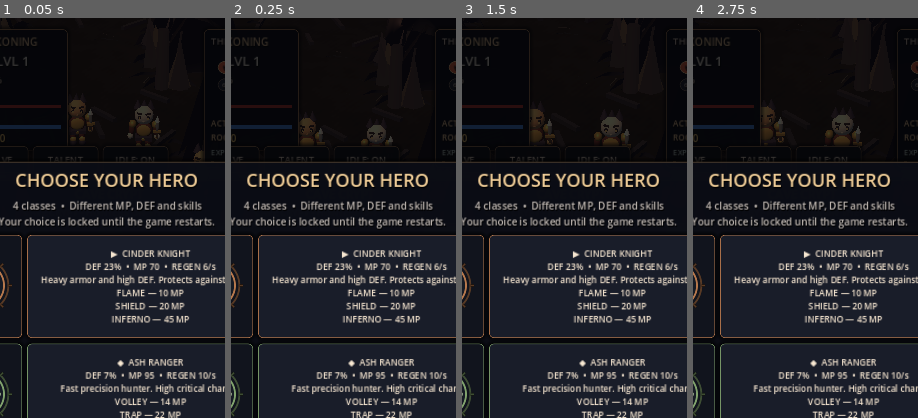
Above: before the commit, frames 1-4 (left to right).
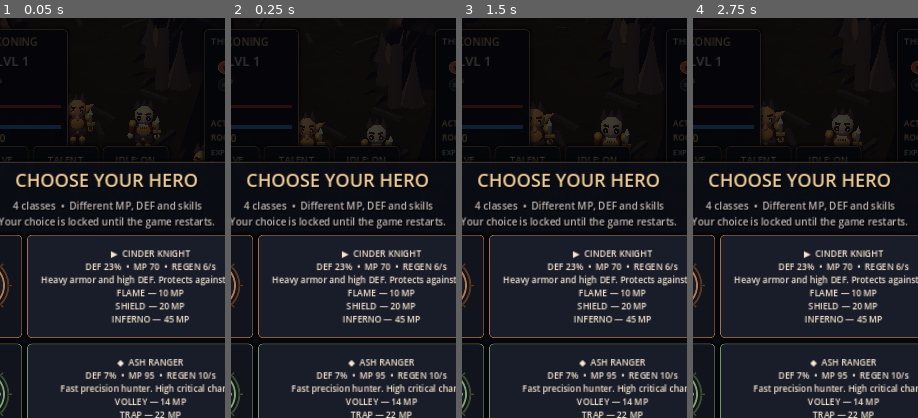
Above: after the commit, the same moments.

Repository: bananofil-wq/AshenIdle
Game: Godot game, scene res://scenes/main.tscn
Two runs of this game, one before a commit and one after it. Both use one fixed random seed, a clock stepped at 60 frames per second and the inputs below.
Inputs:
- Up to frame 1 (0.05 s): no input
- Up to frame 2 (0.25 s): no input
- Up to frame 3 (1.5 s): click "LOOT" at 0.5 s; click "EVOLVE" at 1.25 s
- Up to frame 4 (2.75 s): click "TALENT" at 2 s
The pictures show only the part of the screen within x 26-76%, y 0-50%; the shares and areas given below are measured in that part.

The runs differ from the first frame. In frame 1, 0.1% of the frame differs, in the area x 30-68%, y 21-28%; in frame 2, less than 0.1%; in frame 3, 0.1%; in frame 4, 0.1%, in the area x 31-70%, y 23-31%.

Commit message:
Give monsters unique species-specific 3D faces, jaws, masks and horns; sculpt ten distinct biome boss silhouettes

Diff:
--- a/scripts/toon_enemy_art.gd
+++ b/scripts/toon_enemy_art.gd
@@ -229,6 +229,61 @@
         for k in range(4):
             _horn(head,"MoonwhiteLock",Vector3(-.32+.20*float(k),.61,-.14),
                 .13,.25,Color("f1e2e5"))
+    # Species identity must remain readable at phone resolution. Earlier all
+    # humanoid mobs looked like the same tiny person in different clothes.
+    # Sculpt head silhouettes, equipment and faces from each creature family.
+    if hero_kind == "":
+        var upper_species: String = species.to_upper()
+        if is_undead:
+            # Skull sockets, exposed teeth and a cracked bone crown.
+            for side in [-1.0,1.0]:
+                _egg(head,"HollowSkullSocket",Vector3(float(side)*.19,.14,.413),
+                    Vector3(.19,.20,.045),Color("241f2a"))
+                _egg(head,"UndeadEmberEye",Vector3(float(side)*.19,.14,.458),
+                    Vector3(.070,.075,.025),accent,0.0,true)
+            _block(head,"SkullTeeth",Vector3(0,-.21,.365),
+                Vector3(.34,.10,.10),Color("f5ecdc"))
+            for tooth in range(4):
+                _block(head,"IndividualFang",Vector3(-.12+float(tooth)*.08,-.27,.425),
+                    Vector3(.040,.085,.038),Color("594b44"))
+        elif upper_species.contains("GOBLIN") or upper_species.contains("IMP") or upper_species.contains("GREMLIN"):
+            for side in [-1.0,1.0]:
+                _horn(head,"LongGoblinEar",Vector3(float(side)*.49,.12,-.04),
+                    .20,.55,skin,-float(side)*1.05)
+            _egg(head,"GoblinHookNose",Vector3(0,-.09,.51),
+                Vector3(.18,.19,.29),skin.darkened(.14))
+        elif upper_species.contains("ORC") or upper_species.contains("TROLL") or upper_species.contains("OGRE"):
+            _egg(head,"BrutalJaw",Vector3(0,-.22,.24),
+                Vector3(.69,.31,.48),skin.darkened(.16))
+            for side in [-1.0,1.0]:
+                _horn(head,"UpwardTusks",Vector3(float(side)*.25,-.28,.47),
+                    .085,.26,Color("f9edcf"))
+            for side in [-1.0,1.0]:
+                _egg(hip,"OrcArmorSpike",Vector3(float(side)*.41,.30,.03),
+                    Vector3(.25,.32,.25),dark)
+        elif upper_species.contains("DEMON") or upper_species.contains("DEVIL") or upper_species.contains("FIEND"):
+            for side in [-1.0,1.0]:
+                _horn(head,"CurvedDemonHorn",Vector3(float(side)*.31,.59,-.11),
+                    .18,.62,dark,-float(side)*.48)
+            _egg(head,"DemonicForeheadSigil",Vector3(0,.43,.36),
+                Vector3(.13,.16,.045),accent,0.0,true)
+        elif upper_species.contains("CULT") or upper_species.contains("WARLOCK") or upper_species.contains("WITCH"):
+            _egg(head,"MaskedVisage",Vector3(0,.09,.35),
+                Vector3(.54,.47,.17),dark)
+            _horn(head,"OccultCrest",Vector3(0,.64,-.10),
+                .15,.49,accent)
+        elif upper_species.contains("KNIGHT") or upper_species.contains("SENTINEL") or upper_species.contains("GUARD"):
+            _block(head,"TowerHelmCrest",Vector3(0,.54,.00),
+                Vector3(.19,.28,.57),dark,.48)
+            _block(hip,"GuardianShield",Vector3(-.48,.02,.16),
+                Vector3(.12,.68,.52),accent,.48)
+        else:
+            # Even unnamed realm inhabitants get a recognizable monster mask,
+            # rather than the original generic human child face.
+            _egg(head,"RealmWarMask",Vector3(0,.09,.38),
+                Vector3(.51,.38,.12),dark)
+            _horn(head,"RealmCrest",Vector3(0,.63,-.08),
+                .13,.35,accent)
     if boss:
         # Every boss is crowned and larger, but the ten biome colorways stay
         # consistent with normal enemies of that realm.
@@ -239,6 +294,43 @@
                 Vector3(.33,.32,.40),skin)
         _egg(hip,"BossHeart",Vector3(0,.04,.315),
             Vector3(.22,.24,.08),accent,0.0,true)
+        # A biome boss needs a unique silhouette, not just a scaled-up mob.
+        # Ten themed crowns, wings, elemental halos and armor shapes.
+        match biome:
+            0,9:
+                for side in [-1.0,1.0]:
+                    var x: float = float(side)
+                    var wing := _egg(hip,"CinderWing",Vector3(x*.72,.28,-.34),
+                        Vector3(.31,.92,.24),Color("d74324"))
+                    wing.rotation.z = -x*.55
+                    _horn(head,"InfernalFlameCrown",Vector3(x*.19,.91,-.13),
+                        .19,.52,Color("ffb339"),-x*.18)
+            1,7:
+                for side in [-1.0,1.0]:
+                    _horn(head,"AncientWoodAntler",Vector3(float(side)*.52,.92,-.13),
+                        .18,.91,Color("8c6b4c"),-float(side)*.54)
+                _egg(hip,"ForestHeart",Vector3(0,.12,.42),
+                    Vector3(.25,.27,.10),Color("8af39c"),0.0,true)
+            2,5:
+                for side in [-1.0,1.0]:
+                    _horn(head,"IceCrown",Vector3(float(side)*.33,.92,-.08),
+                        .17,.80,Color("b6f1ff"),-float(side)*.28)
+                _egg(hip,"FrostCore",Vector3(0,.09,.45),
+                    Vector3(.30,.28,.11),Color("b1edff"),0.0,true)
+            3,8:
+                for side in [-1.0,1.0]:
+                    var x: float = float(side)
+                    _horn(head,"GoldenCrown",Vector3(x*.33,.93,-.12),
+                        .19,.77,Color("f7d47c"),-x*.37)
+                    _block(hip,"RoyalShield",Vector3(x*.57,.02,.09),
+                        Vector3(.16,.77,.48),Color("9e6146"),.4)
+            4,6:
+                for side in [-1.0,1.0]:
+                    var x: float = float(side)
+                    _horn(head,"VoidAntler",Vector3(x*.37,.94,-.15),
+                        .20,.87,Color("6546a1"),-x*.42)
+                    _egg(hip,"VoidOrb",Vector3(x*.52,.21,.14),
+                        Vector3(.20,.22,.20),Color("bb83fa"),0.0,true)
     _animate(root,body,false,0)
 
 func _dress_wolf(root: Node3D, species: String, biome: int, boss: bool, elite: bool) -> void:
